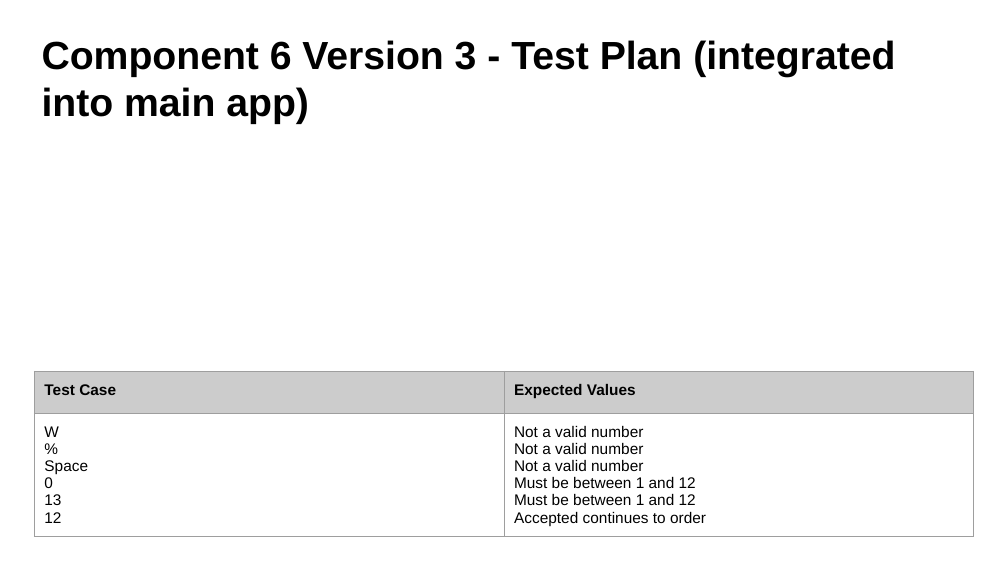
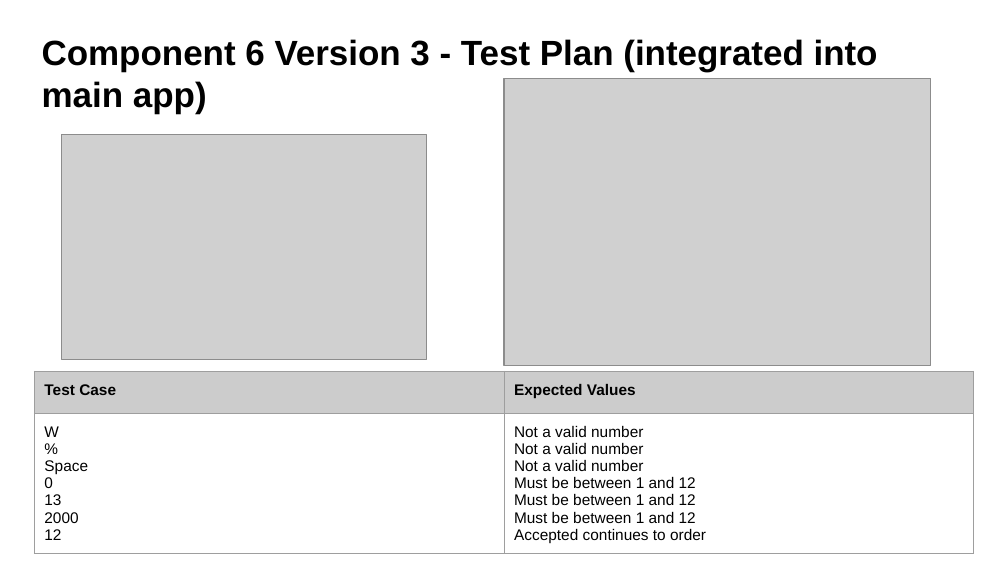
Before and after one commit to danettp/ds_nuts_bot, a slide deck: slide 53 of Danett Pepito - 000_91896 _ 91897 Documentation - 2150400 (Git).pptx. Drawn at 1008x567 pixels with LibreOffice and Linux fonts; fonts in the diff are those of the drawing; grey boxes stand for pictures; background and template pictures are left out. Boxes give left, top, right and bottom in pixels: in the first picture for what was removed or moved away, otherwise in the second. Text is boxed around its words. In the diff, an @@ line names an element or a change of style, - is before the commit and + after.

```diff
--- a/Danett Pepito - 000_91896 _ 91897 Documentation - 2150400 (Git).pptx
+++ b/Danett Pepito - 000_91896 _ 91897 Documentation - 2150400 (Git).pptx
@@ title "Component 6 Version 3 - ..." at box(42, 39, 878, 113): size 28 to 25 pt @@
@@ picture added at box(504, 78, 931, 365) @@
@@ picture added at box(61, 135, 426, 360) @@
@@ table at box(34, 371, 974, 562) @@
-row 2, column 1: W / % / Space / 0 / 13 / 12
+row 2, column 1: W / % / Space / 0 / 13 / 2000 / 12
-row 2, column 2: Not a valid number / Not a valid number / Not a valid number / Must be between 1 and 12 / Must be between 1 and 12 / Accepted continues to order
+row 2, column 2: Not a valid number / Not a valid number / Not a valid number / Must be between 1 and 12 / Must be between 1 and 12 / Must be between 1 and 12 / Accepted continues to order
```
Also in this commit, not shown: 1 other slide changed, 2 other files.
